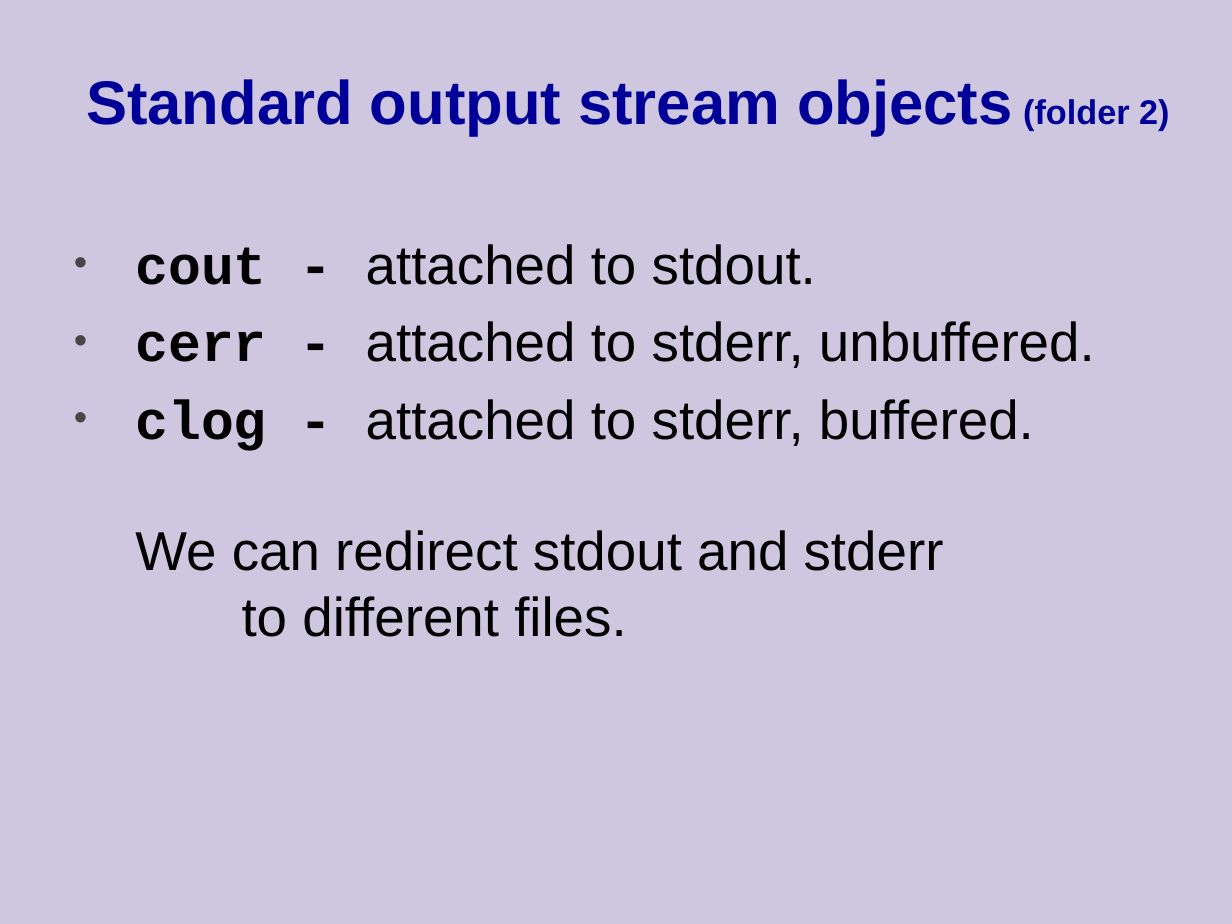
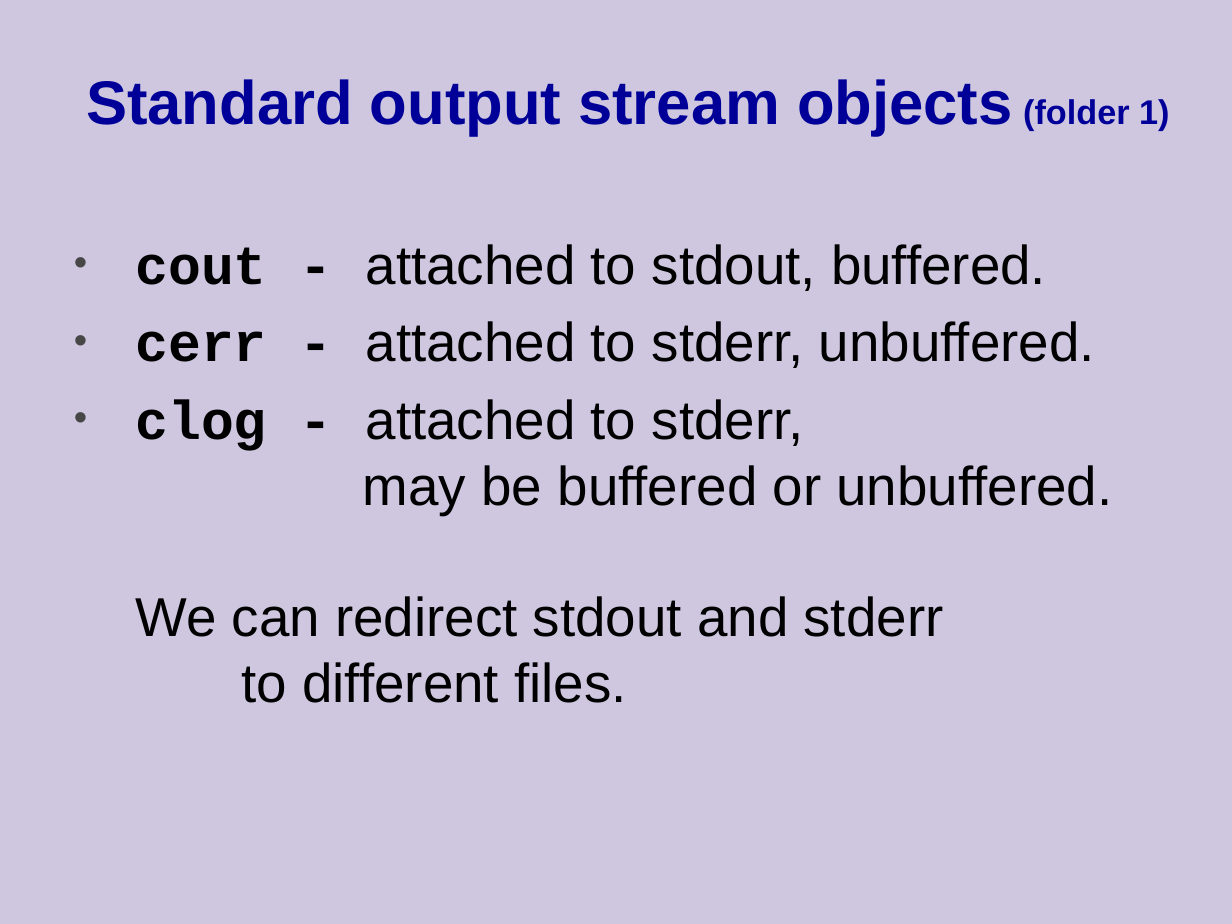
Before and after one commit to cpp-at-ariel/cpp-5781, a slide deck: slide 3 of 07-rtti/slides-0-iostreams.odp. Drawn at 1232x924 pixels with LibreOffice and Linux fonts; fonts in the diff are those of the drawing. Boxes give left, top, right and bottom in pixels: in the first picture for what was removed or moved away, otherwise in the second. Text is boxed around its words. In the diff, an @@ line names an element or a change of style, - is before the commit and + after.

```diff
--- a/07-rtti/slides-0-iostreams.odp
+++ b/07-rtti/slides-0-iostreams.odp
@@ text in free at (x1=86, y1=79, x2=1169, y2=136): text changed @@
-Standard output stream objects (folder 2)
+Standard output stream objects (folder 1)
@@ text in free at (x1=135, y1=244, x2=1046, y2=291): text changed @@
-• cout - attached to stdout.
+• cout - attached to stdout, buffered.
@@ text in free at (x1=135, y1=399, x2=1113, y2=703): text changed @@
-• clog - attached to stderr, buffered.
-  We can redirect stdout and stderr
-  to different files.
+• clog - attached to stderr,
+  may be buffered or unbuffered.
+  We can redirect stdout and stderr
+  to different files.
```
Also in this commit, not shown: 2 other files.
